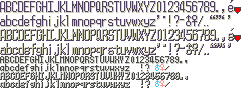
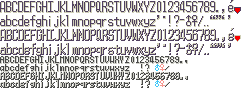
Layer changes from the first 241 x 104 image to the second:
painted on "Pased Layer #1" over [234, 7, 241, 42]
